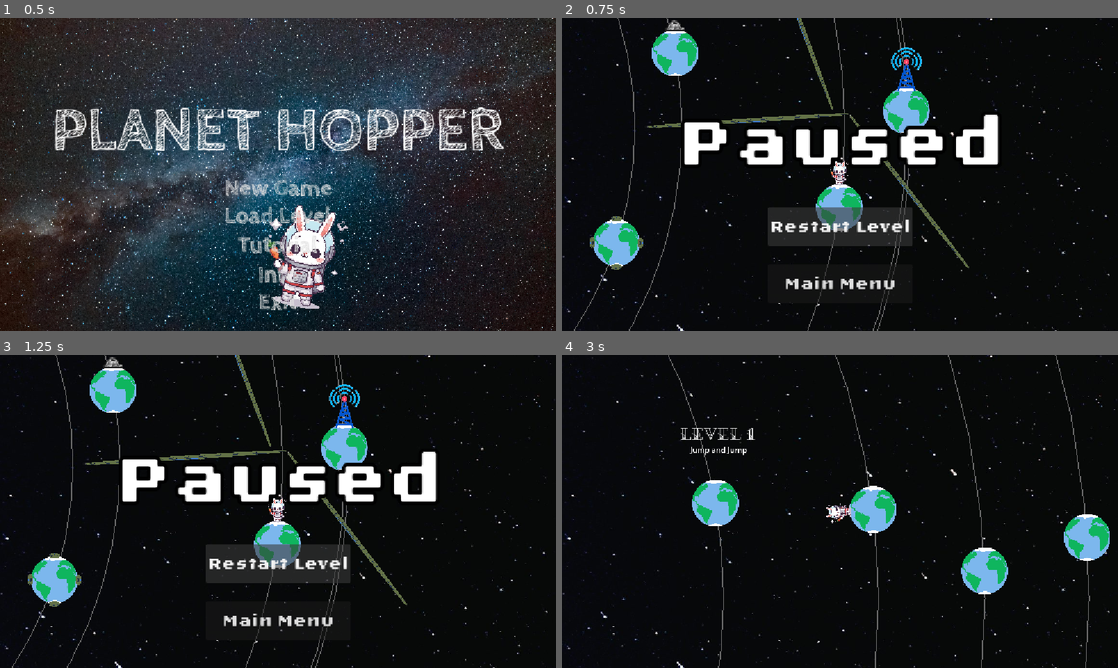
Above: before the commit, frames 1-4 (two rows, left to right).
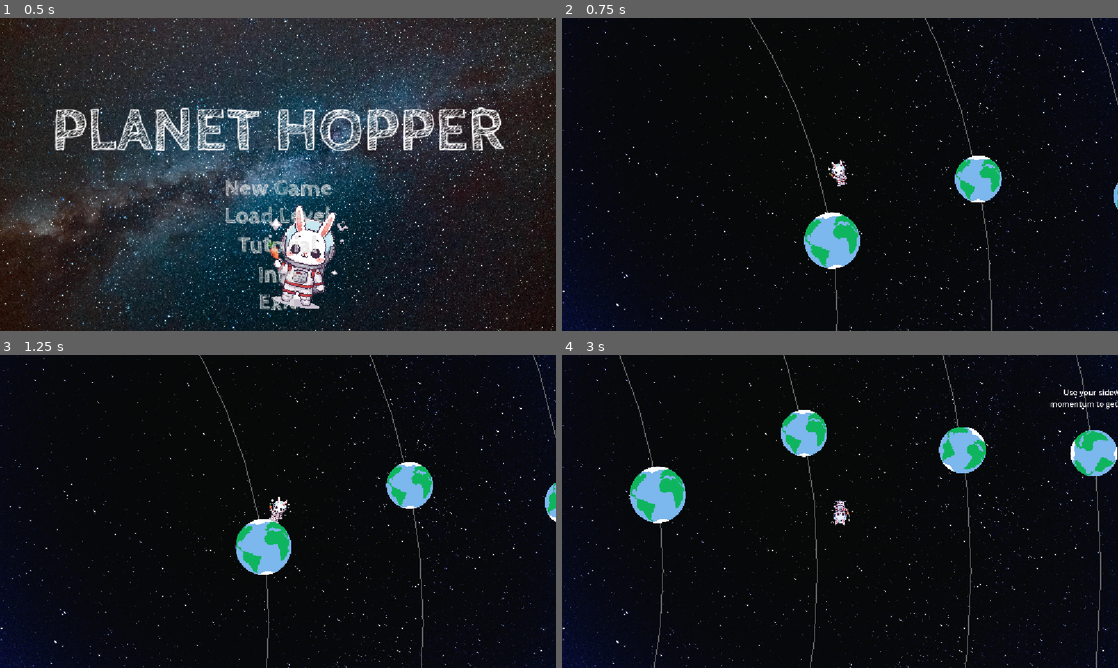
Above: after the commit, the same moments.

Repository: Dandandooo/planet-hopper
Game: Godot game, scene res://levels/main_menu.tscn
Same seed, same stepped clock (60 frames per second), same inputs: the game is played once before the commit and once after it. Sound files missing from this copy of the repository are replaced by a short silence.
Inputs (mouse positions are in pixels of both pictures, inside the frame that each line leads up to):
- Up to frame 1 (0.5 s): no input
- Up to frame 2 (0.75 s): click "Tutorial" at 0.5 s
- Up to frame 3 (1.25 s): no input
- Up to frame 4 (3 s): click (840, 564) at 1.25 s, where only the run before the commit has a clickable "Restart Level"; tap E (radio) at 2, 2.1, 2.75, 2.85 s; move the mouse to (962, 495) at 2.02 s; hold Right (right) 2.03-2.78 s; click (962, 495) at 2.17 s; tap Space (jump) at 2.27 s; move the mouse to (728, 527) at 2.77 s; hold Down (ui_down) from 2.78 s (still down); click (728, 527) at 2.92 s

Frame 1 is identical in both runs. In frame 2, 17% of the frame differs, in the area x 0-100%, y 0-100%; in frame 3, 16%; in frame 4, 12%.

Commit message:
Implement secret levels and fix navigation/wabbit click issues

Diff:
--- a/components/tower.gd
+++ b/components/tower.gd
@@ -64,10 +64,19 @@
 		for node in $Area2D.get_overlapping_bodies():
 			var wab = node as Wabbit
 			if wab:
-				GameState.advance_to_next_level()
-		#if player in $Area2D.get_overlapping_bodies():
-
-			#get_tree().change_scene_to_file(next_scene)
+				# Check if we're in a special/secret level
+				if GameState.current_level_path != "" and next_scene:
+					# Special level with custom next scene
+					if next_scene.contains("level_gc"):
+						# Going to another secret level
+						GameState.go_to_special_level(next_scene)
+					else:
+						# Going back to normal flow (e.g., main menu)
+						GameState.current_level_path = ""
+						get_tree().change_scene_to_file(next_scene)
+				else:
+					# Normal level progression
+					GameState.advance_to_next_level()
 
 
 func _update_audio() -> void:
--- a/game_state.gd
+++ b/game_state.gd
@@ -17,6 +17,7 @@
 ]
 
 var current_level_index: int = 0
+var current_level_path: String = ""  # Tracks actual scene path for special/secret levels
 
 var highest_level_unlocked: int = 0
 
@@ -31,6 +32,10 @@
 
 func get_current_level() -> String:
 	"""Returns the path to the current level"""
+	# If a special/secret level path is set, use that
+	if current_level_path != "":
+		return current_level_path
+	# Otherwise use the indexed level
 	if current_level_index < levels.size():
 		return levels[current_level_index]
 	return ""
@@ -47,12 +52,19 @@
 
 func go_to_level(index: int) -> void:
 	"""Jump to a specific level by index"""
+	current_level_path = ""  # Clear special level path
 	if index < 0:
 		current_level_index = -1
 		get_tree().change_scene_to_file(tutorial_level)
 	if index >= 0 and index < levels.size():
 		current_level_index = index
 		get_tree().change_scene_to_file(get_current_level())
+
+
+func go_to_special_level(level_path: String) -> void:
+	"""Jump to a special/secret level by path"""
+	current_level_path = level_path
+	get_tree().change_scene_to_file(level_path)
 
 
 func reset_progress() -> void:
--- a/levels/floating_wabbit.gd
+++ b/levels/floating_wabbit.gd
@@ -92,8 +92,35 @@
 		return
 
 	if event is InputEventMouseButton and event.pressed and event.button_index == MOUSE_BUTTON_LEFT:
+		# Check if any button is currently being hovered (yellow/activated)
+		if _is_any_button_hovered():
+			return  # Wabbit disabled when any button is hovered
+
 		# Check if click is within sprite bounds
 		var sprite_size = texture.get_size() * scale
 		var rect = Rect2(position - sprite_size / 2, sprite_size)
 		if rect.has_point(event.position):
-			get_tree().change_scene_to_file("res://levels/level_gc2.tscn")
+			# Mark event as handled to prevent other processing
+			get_viewport().set_input_as_handled()
+			GameState.go_to_special_level("res://levels/level_gc2.tscn")
+
+
+func _is_any_button_hovered() -> bool:
+	"""Check if any UI button is currently being hovered (yellow)"""
+	var parent = get_parent()
+	if not parent:
+		return false
+
+	# Find the VBoxContainer with buttons
+	var vbox = parent.get_node_or_null("VBoxContainer")
+	if not vbox:
+		return false
+
+	# Check if any button is being hovered
+	for child in vbox.get_children():
+		if child is Button and child.visible:
+			# Check if button has mouse hover (is_hovered() method)
+			if child.is_hovered():
+				return true
+
+	return false
--- a/levels/level_gc.tscn
+++ b/levels/level_gc.tscn
@@ -1,15 +1,28 @@
-[gd_scene load_steps=9 format=3 uid="uid://8hik2npymmi"]
+[gd_scene load_steps=13 format=3 uid="uid://8hik2npymmi"]
 
 [ext_resource type="Texture2D" uid="uid://bbwg8hnd1ptq6" path="res://assets/space.jpeg" id="1_lpgdq"]
+[ext_resource type="Script" uid="uid://diugk8dxpls4g" path="res://levels/main.gd" id="1_main"]
+[ext_resource type="PackedScene" uid="uid://xld3mp8mtllw" path="res://components/pause_menu.tscn" id="1_pause"]
 [ext_resource type="PackedScene" uid="uid://bxdkv7mas3nr3" path="res://components/star.tscn" id="2_1jw75"]
 [ext_resource type="PackedScene" uid="uid://cnwn1hmwygwlf" path="res://components/wabbit.tscn" id="3_8s3b3"]
 [ext_resource type="PackedScene" uid="uid://ba7mr1kx7f5wf" path="res://components/planet.tscn" id="4_cc5tm"]
 [ext_resource type="PackedScene" uid="uid://bnlpe2y1obb5a" path="res://components/landmine.tscn" id="4_mj76i"]
 [ext_resource type="PackedScene" uid="uid://cop34v84kwdsj" path="res://components/tower.tscn" id="5_1jw75"]
 [ext_resource type="PackedScene" uid="uid://bqk8n5j3m4xyi" path="res://components/enemy.tscn" id="6_8s3b3"]
+[ext_resource type="FontFile" uid="uid://b8vopmule5iep" path="res://assets/fonts/FairwaterDecoSerif-Regular.otf" id="6_f8y44"]
 [ext_resource type="PackedScene" uid="uid://qwry8a8465u4" path="res://components/geyser.tscn" id="6_mj76i"]
 
+[sub_resource type="Theme" id="Theme_x53gv"]
+default_font = ExtResource("6_f8y44")
+default_font_size = 64
+
 [node name="Level4" type="Node2D"]
+script = ExtResource("1_main")
+
+[node name="UI" type="CanvasLayer" parent="."]
+layer = 10000
+
+[node name="PauseMenu" parent="UI" instance=ExtResource("1_pause")]
 
 [node name="CanvasLayer" type="CanvasLayer" parent="."]
 layer = -1
@@ -26,6 +39,23 @@
 position = Vector2(815.0001, -173.00006)
 scale = Vector2(0.7, 0.7)
 
+[node name="Label2" type="Label" parent="Star/Planet"]
+offset_left = -310.00018
+offset_top = -634.28564
+offset_right = 318.99982
+offset_bottom = -543.28564
+theme = SubResource("Theme_x53gv")
+text = "Secret Level 2"
+
+[node name="Label" type="Label" parent="Star/Planet"]
+offset_left = -164.0
+offset_top = -551.0
+offset_right = 174.0
+offset_bottom = -504.0
+theme_override_font_sizes/font_size = 32
+text = "Another one!"
+horizontal_alignment = 1
+
 [node name="Planet2" parent="Star" instance=ExtResource("4_cc5tm")]
 position = Vector2(1532, -1125)
 scale = Vector2(0.9, 0.9)
@@ -102,6 +132,7 @@
 [node name="Tower" parent="Star2/Planet" instance=ExtResource("5_1jw75")]
 position = Vector2(0, -360)
 scale = Vector2(2, 2)
+next_scene = "res://levels/main_menu.tscn"
 
 [node name="Planet2" parent="Star2" instance=ExtResource("4_cc5tm")]
 position = Vector2(-3559, -46)
--- a/levels/level_gc2.tscn
+++ b/levels/level_gc2.tscn
@@ -1,12 +1,14 @@
-[gd_scene load_steps=11 format=3 uid="uid://cdqw6xlg8jqij"]
+[gd_scene load_steps=14 format=3 uid="uid://cdqw6xlg8jqij"]
 
 [ext_resource type="Texture2D" uid="uid://bbwg8hnd1ptq6" path="res://assets/space.jpeg" id="1_8mh55"]
+[ext_resource type="Script" uid="uid://diugk8dxpls4g" path="res://levels/main.gd" id="1_main"]
 [ext_resource type="PackedScene" uid="uid://xld3mp8mtllw" path="res://components/pause_menu.tscn" id="2_hydfx"]
 [ext_resource type="PackedScene" uid="uid://cnwn1hmwygwlf" path="res://components/wabbit.tscn" id="3_vp6pq"]
 [ext_resource type="PackedScene" uid="uid://bxdkv7mas3nr3" path="res://components/star.tscn" id="4_66nwl"]
 [ext_resource type="PackedScene" uid="uid://ba7mr1kx7f5wf" path="res://components/planet.tscn" id="5_t5gjd"]
 [ext_resource type="PackedScene" uid="uid://bnlpe2y1obb5a" path="res://components/landmine.tscn" id="6_1oekh"]
 [ext_resource type="PackedScene" uid="uid://c8k3n4j2m5x0i" path="res://components/radio_station.tscn" id="7_d4v0i"]
+[ext_resource type="FontFile" uid="uid://b8vopmule5iep" path="res://assets/fonts/FairwaterDecoSerif-Regular.otf" id="8_lw8f5"]
 [ext_resource type="PackedScene" uid="uid://cop34v84kwdsj" path="res://components/tower.tscn" id="8_upukb"]
 [ext_resource type="PackedScene" uid="uid://qwry8a8465u4" path="res://components/geyser.tscn" id="9_y18d6"]
 
@@ -14,7 +16,12 @@
 rough = true
 absorbent = true
 
+[sub_resource type="Theme" id="Theme_ymek7"]
+default_font = ExtResource("8_lw8f5")
+default_font_size = 64
+
 [node name="Level5" type="Node2D"]
+script = ExtResource("1_main")
 
 [node name="CanvasLayer" type="CanvasLayer" parent="."]
 layer = -1
@@ -60,6 +67,23 @@
 rotation = 3.0764842
 scale = Vector2(24.633743, 1)
 
+[node name="Label2" type="Label" parent="Star/Planet"]
+offset_left = -330.0
+offset_top = -634.0
+offset_right = 297.0
+offset_bottom = -543.0
+theme = SubResource("Theme_ymek7")
+text = "Secret Level 1"
+
+[node name="Label" type="Label" parent="Star/Planet"]
+offset_left = -164.0
+offset_top = -551.0
+offset_right = 174.0
+offset_bottom = -504.0
+theme_override_font_sizes/font_size = 32
+text = "You found me!"
+horizontal_alignment = 1
+
 [node name="Planet2" parent="Star" instance=ExtResource("5_t5gjd")]
 position = Vector2(1448, 475)
 scale = Vector2(0.5, 0.5)
@@ -95,7 +119,7 @@
 [node name="Tower" parent="Star/Planet4" instance=ExtResource("8_upukb")]
 position = Vector2(2, -344)
 scale = Vector2(2, 2)
-next_scene = "res://levels/level2.tscn"
+next_scene = "res://levels/level_gc.tscn"
 
 [node name="Planet3" parent="Star" instance=ExtResource("5_t5gjd")]
 position = Vector2(1691, -311)
--- a/levels/main_menu.tscn
+++ b/levels/main_menu.tscn
@@ -53,12 +53,6 @@
 scale = Vector2(0.2, 0.2)
 texture = ExtResource("4_7rktv")
 
-[node name="FloatingWabbit" type="Sprite2D" parent="."]
-z_index = -10
-scale = Vector2(0.3, 0.3)
-texture = ExtResource("5_wabbit")
-script = ExtResource("4_floating")
-
 [node name="MenuButton" type="MenuButton" parent="."]
 visible = false
 layout_mode = 1
@@ -73,6 +67,12 @@
 offset_bottom = 136.5
 grow_horizontal = 2
 grow_vertical = 2
+
+[node name="FloatingWabbit" type="Sprite2D" parent="."]
+z_index = -10
+scale = Vector2(0.3, 0.3)
+texture = ExtResource("5_wabbit")
+script = ExtResource("4_floating")
 
 [node name="RichTextLabel" type="RichTextLabel" parent="."]
 layout_mode = 0
